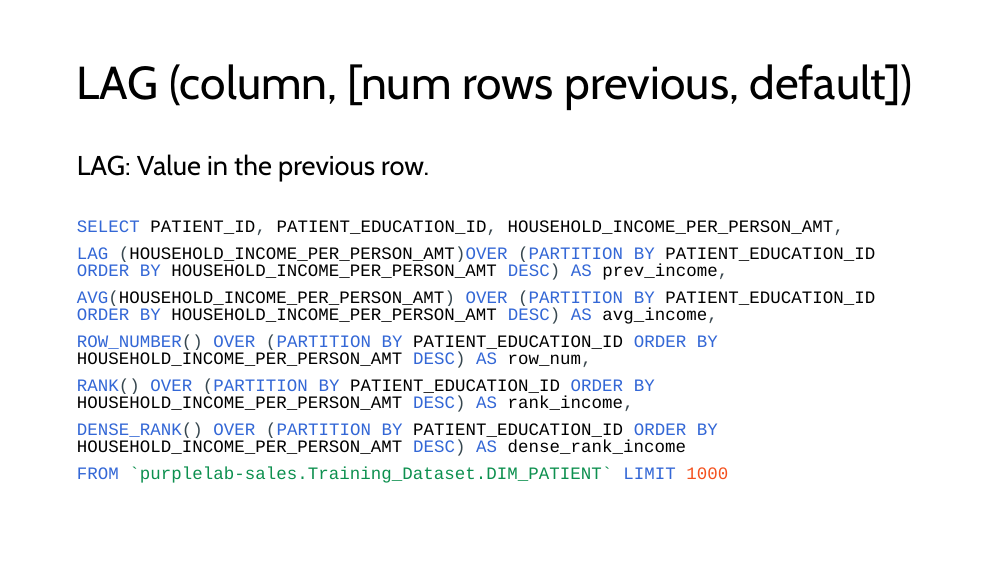
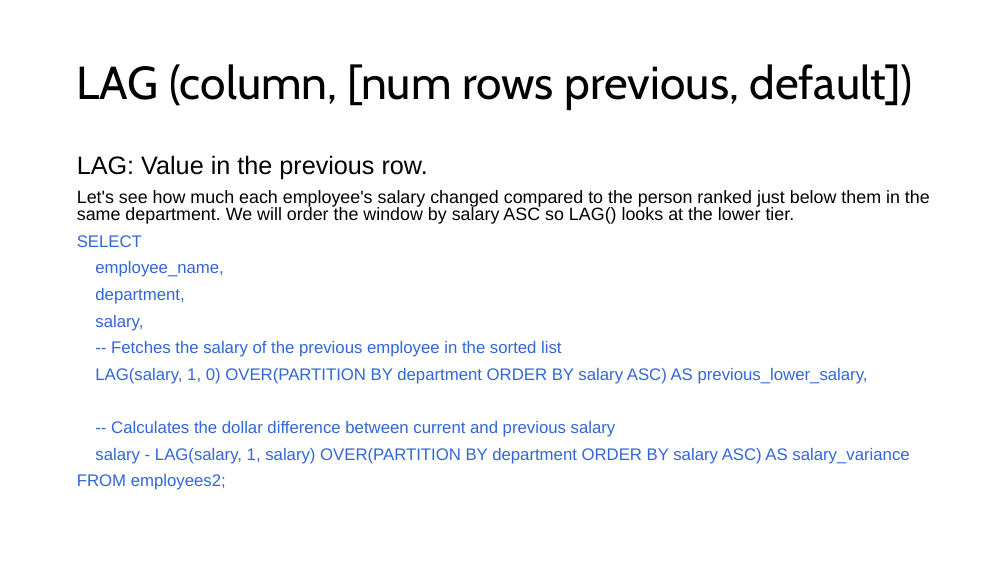
Before and after one commit to appjedi/youtube, a slide deck: slide 24 of SQL/Intro To SQL Day 10 Windows Functions.pptx (slide 16 before the commit). Drawn at 1008x567 pixels with LibreOffice and Linux fonts; fonts in the diff are those of the drawing. Boxes give left, top, right and bottom in pixels: in the first picture for what was removed or moved away, otherwise in the second. Text is boxed around its words. In the diff, an @@ line names an element or a change of style, - is before the commit and + after.

```diff
--- a/SQL/Intro To SQL Day 10 Windows Functions.pptx
+++ b/SQL/Intro To SQL Day 10 Windows Functions.pptx
@@ text at (x1=77, y1=155, x2=428, y2=179): size 25.9 to 24 pt, font Cabin to Arial in "LAG: Value in the previous row." @@
@@ text at (x1=77, y1=190, x2=930, y2=490): text changed; size 16.6 to 16 pt; font Courier New to Arial; text colour #000000 to #3367D6 @@
-SELECT PATIENT_ID, PATIENT_EDUCATION_ID, HOUSEHOLD_INCOME_PER_PERSON_AMT,
-LAG (HOUSEHOLD_INCOME_PER_PERSON_AMT)OVER (PARTITION BY PATIENT_EDUCATION_ID ORDER BY HOUSEHOLD_INCOME_PER_PERSON_AMT DESC) AS prev_income,
-AVG(HOUSEHOLD_INCOME_PER_PERSON_AMT) OVER (PARTITION BY PATIENT_EDUCATION_ID ORDER BY HOUSEHOLD_INCOME_PER_PERSON_AMT DESC) AS avg_income,
-ROW_NUMBER() OVER (PARTITION BY PATIENT_EDUCATION_ID ORDER BY HOUSEHOLD_INCOME_PER_PERSON_AMT DESC) AS row_num,
-RANK() OVER (PARTITION BY PATIENT_EDUCATION_ID ORDER BY HOUSEHOLD_INCOME_PER_PERSON_AMT DESC) AS rank_income,
-DENSE_RANK() OVER (PARTITION BY PATIENT_EDUCATION_ID ORDER BY HOUSEHOLD_INCOME_PER_PERSON_AMT DESC) AS dense_rank_income
-FROM `purplelab-sales.Training_Dataset.DIM_PATIENT` LIMIT 1000
+Let's see how much each employee's salary changed compared to the person ranked just below them in the same department. We will order the window by salary ASC so LAG() looks at the lower tier.
+SELECT
+employee_name,
+department,
+salary,
+-- Fetches the salary of the previous employee in the sorted list
+LAG(salary, 1, 0) OVER(PARTITION BY department ORDER BY salary ASC) AS previous_lower_salary,
+-- Calculates the dollar difference between current and previous salary
+salary - LAG(salary, 1, salary) OVER(PARTITION BY department ORDER BY salary ASC) AS salary_variance
+FROM employees2;
```
Also in this commit, not shown: 9 other slides changed, 12 slides added, 1 slide removed, 1 other file.
